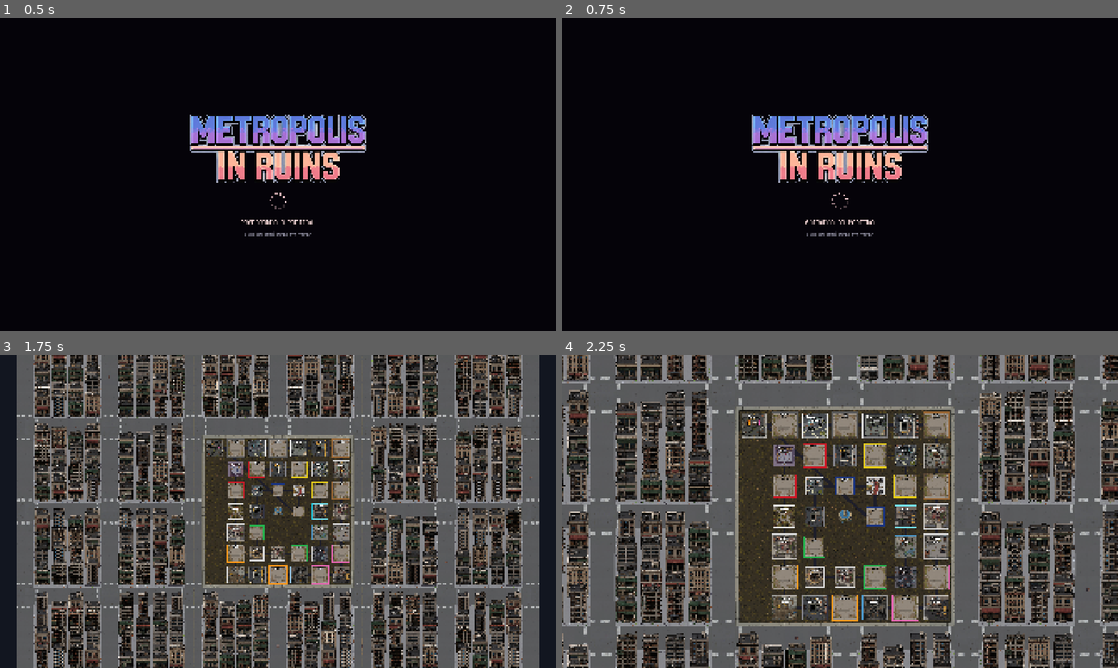
Above: before the commit, frames 1-4 (two rows, left to right).
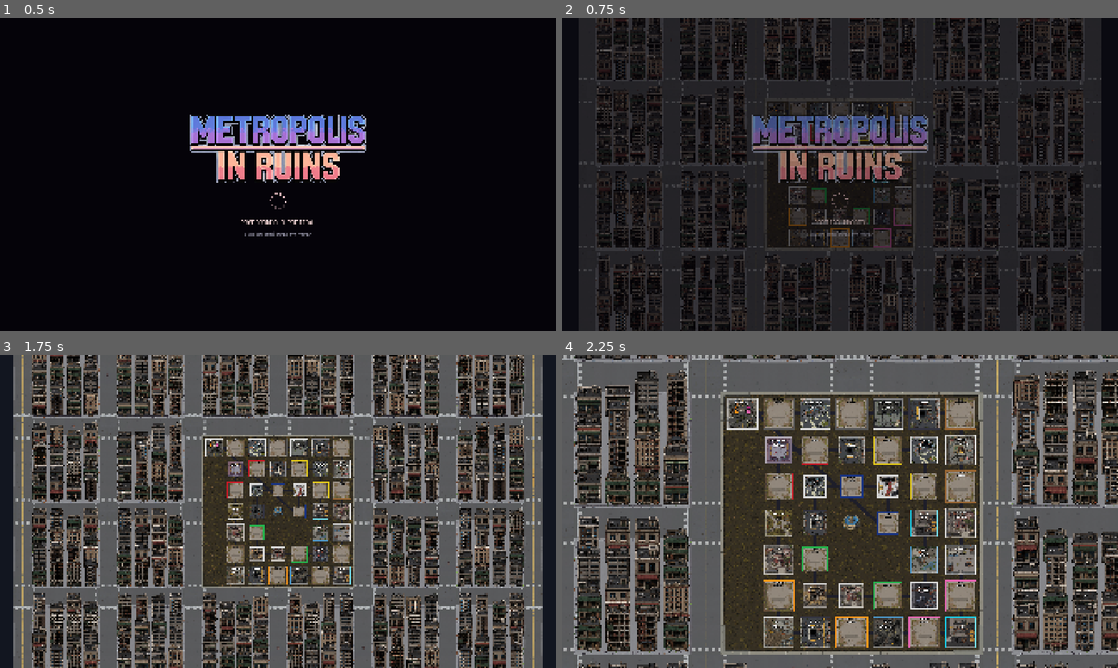
Above: after the commit, the same moments.

Repository: Alefk1708/Metropolis-In-Ruins
Game: Godot game, scene res://scenes/gameplay/tabuleiro/tabuleiro.tscn
The game is run twice, just before and just after one commit, with the same random seed, the same clock (stepped at 60 frames per second) and the same inputs. This scene is started directly instead of the project's main scene.
Inputs (mouse positions are in pixels of both pictures, inside the frame that each line leads up to):
- Up to frame 1 (0.5 s): no input
- Up to frame 2 (0.75 s): tap Enter (ui_accept) at 0.5 s; move the mouse to (962, 158) at 0.52 s; tap Space at 0.6 s; click (962, 158) at 0.67 s
- Up to frame 3 (1.75 s): tap Enter (ui_accept) at 0.77, 1.25 s; drag from (166, 527) to (250, 574) at 1.27 s
- Up to frame 4 (2.25 s): move the mouse to (895, 442) at 2.02 s; tap Space at 2.1 s; click (895, 442) at 2.17 s

Frame 1 is identical in both runs. In frame 2, 60% of the frame differs, in the area x 3-97%, y 0-100%; in frame 3, 46%; in frame 4, 71%, in the area x 0-100%, y 0-100%.

Commit message:
fix: mantém carregamento visível até o tabuleiro estar pronto

Diff:
--- a/scenes/ui/carregamento_partida/carregamento_partida.gd
+++ b/scenes/ui/carregamento_partida/carregamento_partida.gd
@@ -1,18 +1,26 @@
 extends Control
 
 ## Tela intermediária usada antes de abrir cenas pesadas.
-## Mantém a interface visível enquanto o Godot carrega a cena em outra thread,
-## evitando o quadro cinza entre a seleção e o tabuleiro.
+##
+## A cena de destino é carregada em outra thread e depois instanciada atrás
+## desta interface. A sobreposição só é removida após o _ready() da nova cena
+## terminar e o Godot processar um quadro, evitando que o fundo cinza apareça.
 
 @export_file("*.tscn") var cena_destino: String = ""
 @export var mensagem: String = "PREPARANDO A PARTIDA"
 @export_range(0.15, 3.0, 0.05) var tempo_minimo_exibicao: float = 0.70
+@export_range(0.0, 1.0, 0.05) var duracao_saida: float = 0.20
 
 const LOGO: Texture2D = preload("res://assets/textures/LogoMetropolis.png")
 const FONTE_PIXEL: Font = preload("res://assets/fonts/m5x7.ttf")
+const CAMADA_INTERFACE: int = 1000
 
 var _label_status: Label
 var _spinner: Control
+var _camada_carregamento: CanvasLayer
+var _interface_carregamento: Control
+var _instancia_destino: Node
+
 var _tempo_exibido: float = 0.0
 var _pontos_animacao: float = 0.0
 var _carregamento_finalizado: bool = false
@@ -41,7 +49,10 @@
 		for indice in range(quantidade):
 			var angulo: float = TAU * float(indice) / float(quantidade)
 			var intensidade: float = float(indice + 2) / float(quantidade + 1)
-			var posicao: Vector2 = centro + Vector2(cos(angulo), sin(angulo)) * raio
+			var posicao: Vector2 = (
+				centro
+				+ Vector2(cos(angulo), sin(angulo)) * raio
+			)
 			draw_circle(
 				posicao,
 				4.2,
@@ -65,15 +76,17 @@
 	_atualizar_texto_status()
 
 	if _carregamento_finalizado and _tempo_exibido >= tempo_minimo_exibicao:
-		_finalizar_troca()
+		_instanciar_cena_carregada()
 		return
 
 	if _trocando_cena or cena_destino.is_empty():
 		return
 
-	var status: ResourceLoader.ThreadLoadStatus = ResourceLoader.load_threaded_get_status(
-		cena_destino,
-		_progresso
+	var status: ResourceLoader.ThreadLoadStatus = (
+		ResourceLoader.load_threaded_get_status(
+			cena_destino,
+			_progresso
+		)
 	)
 	match status:
 		ResourceLoader.THREAD_LOAD_IN_PROGRESS:
@@ -86,26 +99,42 @@
 
 func _criar_interface() -> void:
 	set_anchors_and_offsets_preset(Control.PRESET_FULL_RECT)
-	mouse_filter = Control.MOUSE_FILTER_STOP
+	mouse_filter = Control.MOUSE_FILTER_IGNORE
+
+	# O CanvasLayer garante que o carregamento permaneça acima do tabuleiro,
+	# mesmo depois que a cena pesada for adicionada à árvore.
+	_camada_carregamento = CanvasLayer.new()
+	_camada_carregamento.name = "CamadaCarregamento"
+	_camada_carregamento.layer = CAMADA_INTERFACE
+	_camada_carregamento.process_mode = Node.PROCESS_MODE_ALWAYS
+	add_child(_camada_carregamento)
+
+	_interface_carregamento = Control.new()
+	_interface_carregamento.name = "InterfaceCarregamento"
+	_interface_carregamento.set_anchors_and_offsets_preset(
+		Control.PRESET_FULL_RECT
+	)
+	_interface_carregamento.mouse_filter = Control.MOUSE_FILTER_STOP
+	_camada_carregamento.add_child(_interface_carregamento)
 
 	var fundo := ColorRect.new()
 	fundo.name = "FundoCarregamento"
 	fundo.set_anchors_and_offsets_preset(Control.PRESET_FULL_RECT)
 	fundo.color = Color(0.004, 0.005, 0.019, 1.0)
 	fundo.mouse_filter = Control.MOUSE_FILTER_STOP
-	add_child(fundo)
+	_interface_carregamento.add_child(fundo)
 
 	var brilho := ColorRect.new()
 	brilho.name = "BrilhoCentral"
 	brilho.set_anchors_and_offsets_preset(Control.PRESET_FULL_RECT)
 	brilho.color = Color(0.07, 0.035, 0.075, 0.28)
 	brilho.mouse_filter = Control.MOUSE_FILTER_IGNORE
-	add_child(brilho)
+	_interface_carregamento.add_child(brilho)
 
 	var centro := CenterContainer.new()
 	centro.set_anchors_and_offsets_preset(Control.PRESET_FULL_RECT)
 	centro.mouse_filter = Control.MOUSE_FILTER_IGNORE
-	add_child(centro)
+	_interface_carregamento.add_child(centro)
 
 	var coluna := VBoxContainer.new()
 	coluna.custom_minimum_size = Vector2(620.0, 0.0)
@@ -156,6 +185,9 @@
 	coluna.add_child(dica)
 
 	await get_tree().process_frame
+	if not is_instance_valid(logo):
+		return
+
 	logo.pivot_offset = logo.size * 0.5
 	logo.scale = Vector2(0.965, 0.965)
 
@@ -163,21 +195,22 @@
 	tween.set_pause_mode(Tween.TWEEN_PAUSE_PROCESS)
 	(
 		tween
-		. tween_property(logo, "modulate:a", 1.0, 0.34)
-		. set_trans(Tween.TRANS_QUAD)
-		. set_ease(Tween.EASE_OUT)
+		.tween_property(logo, "modulate:a", 1.0, 0.34)
+		.set_trans(Tween.TRANS_QUAD)
+		.set_ease(Tween.EASE_OUT)
 	)
 	(
 		tween
-		. tween_property(logo, "scale", Vector2.ONE, 0.52)
-		. set_trans(Tween.TRANS_BACK)
-		. set_ease(Tween.EASE_OUT)
+		.tween_property(logo, "scale", Vector2.ONE, 0.52)
+		.set_trans(Tween.TRANS_BACK)
+		.set_ease(Tween.EASE_OUT)
 	)
 
 
 func _iniciar_carregamento() -> void:
 	var caminho := cena_destino.strip_edges()
 	cena_destino = caminho
+
 	if caminho.is_empty() or not ResourceLoader.exists(caminho):
 		_exibir_erro("CENA DA PARTIDA NÃO ENCONTRADA")
 		return
@@ -200,17 +233,21 @@
 	):
 		return
 
-	var quantidade_pontos: int = int(floor(_pontos_animacao / 0.35)) % 4
+	var quantidade_pontos: int = int(
+		floor(_pontos_animacao / 0.35)
+	) % 4
 	var sufixo := ""
 	for _indice in range(quantidade_pontos):
 		sufixo += "."
 	_label_status.text = mensagem + sufixo
 
 
-func _finalizar_troca() -> void:
+func _instanciar_cena_carregada() -> void:
 	if _trocando_cena or _falhou:
 		return
+
 	_trocando_cena = true
+	_carregamento_finalizado = false
 
 	var recurso: Resource = ResourceLoader.load_threaded_get(cena_destino)
 	if not recurso is PackedScene:
@@ -218,27 +255,82 @@
 		_exibir_erro("A CENA CARREGADA É INVÁLIDA")
 		return
 
-	_label_status.text = "ENTRANDO NA PARTIDA"
-	await get_tree().create_timer(0.12, true, false, true).timeout
-
-	# A cena antiga permanece desenhada até este momento. Como o PackedScene já
-	# foi carregado em outra thread, a troca é curta e não revela o fundo cinza.
-	var erro: Error = get_tree().change_scene_to_packed(recurso as PackedScene)
-	if erro != OK:
+	if _label_status != null and is_instance_valid(_label_status):
+		_label_status.text = "MONTANDO O TABULEIRO"
+
+	_instancia_destino = (recurso as PackedScene).instantiate()
+	if _instancia_destino == null:
 		_trocando_cena = false
-		_exibir_erro("ERRO AO ABRIR A PARTIDA")
+		_exibir_erro("NÃO FOI POSSÍVEL CRIAR A PARTIDA")
+		return
+
+	# Não usa change_scene_to_packed(). A nova cena é adicionada como irmã da
+	# tela de carregamento. Dessa forma, esta interface continua renderizada
+	# durante toda a execução síncrona dos métodos _ready() do tabuleiro e HUD.
+	var raiz_arvore: Window = get_tree().root
+	raiz_arvore.add_child(_instancia_destino)
+
+	# add_child() só retorna depois dos _ready() síncronos da cena e dos filhos.
+	# Um frame adicional permite que câmera, TileMap e texturas sejam enviados
+	# ao RenderingServer enquanto o CanvasLayer continua cobrindo tudo.
+	await get_tree().process_frame
+
+	if (
+		not is_instance_valid(_instancia_destino)
+		or not _instancia_destino.is_inside_tree()
+	):
+		_trocando_cena = false
+		_exibir_erro("A PARTIDA FOI ENCERRADA DURANTE O CARREGAMENTO")
+		return
+
+	get_tree().current_scene = _instancia_destino
+
+	if _label_status != null and is_instance_valid(_label_status):
+		_label_status.text = "PARTIDA PRONTA"
+
+	# A cinemática do tabuleiro possui uma espera inicial. A saída curta ocorre
+	# antes do movimento da câmera, portanto a animação continua começando do
+	# início, já com o tabuleiro completamente montado atrás da interface.
+	if (
+		duracao_saida > 0.0
+		and _interface_carregamento != null
+		and is_instance_valid(_interface_carregamento)
+	):
+		var tween_saida := create_tween()
+		tween_saida.set_pause_mode(Tween.TWEEN_PAUSE_PROCESS)
+		tween_saida.set_trans(Tween.TRANS_QUAD)
+		tween_saida.set_ease(Tween.EASE_OUT)
+		tween_saida.tween_property(
+			_interface_carregamento,
+			"modulate:a",
+			0.0,
+			duracao_saida
+		)
+		await tween_saida.finished
+
+	queue_free()
 
 
 func _exibir_erro(texto: String) -> void:
 	_falhou = true
 	_carregamento_finalizado = false
 	_trocando_cena = false
+
+	if (
+		_instancia_destino != null
+		and is_instance_valid(_instancia_destino)
+		and _instancia_destino != get_tree().current_scene
+	):
+		_instancia_destino.queue_free()
+
 	if _spinner != null and is_instance_valid(_spinner):
 		_spinner.set_process(false)
+
 	if _label_status != null and is_instance_valid(_label_status):
 		_label_status.text = texto
 		_label_status.add_theme_color_override(
 			"font_color",
 			Color(1.0, 0.38, 0.38, 1.0)
 		)
+
 	push_error("[CARREGAMENTO] %s: %s" % [texto, cena_destino])
Not shown, changed: .gitignore
